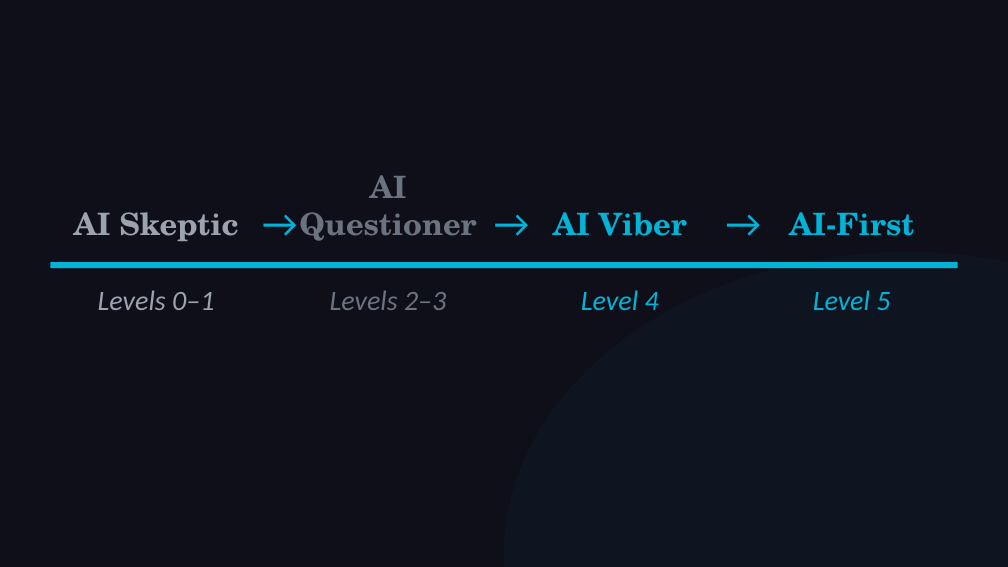
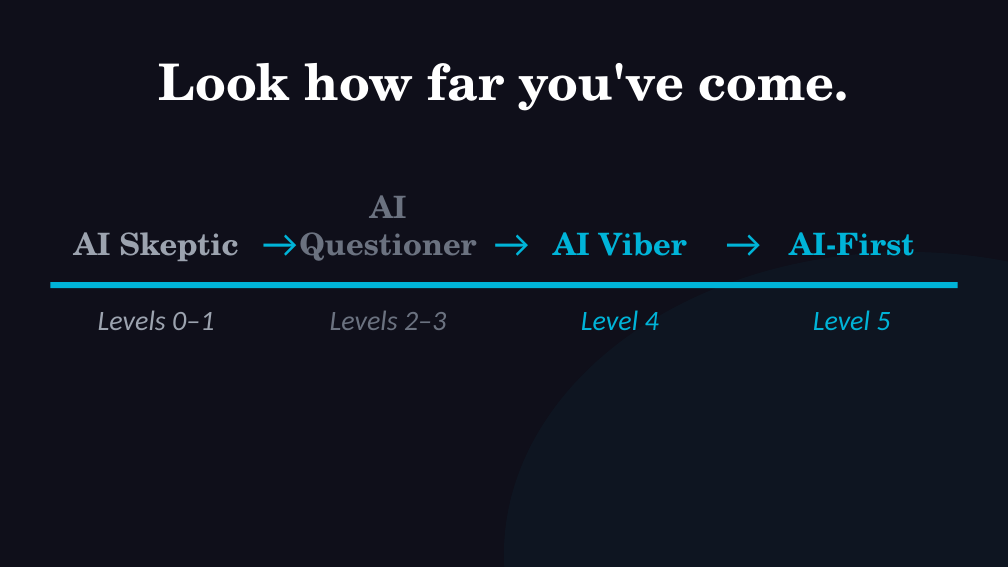
Before and after one commit to michaelengland/ai-best-practices, a slide deck: slide 65 of Getting-Agents-to-Give-Up-Their-Secrets.pptx. Drawn at 1008x567 pixels with LibreOffice and Linux fonts; fonts in the diff are those of the drawing. Boxes give left, top, right and bottom in pixels: in the first picture for what was removed or moved away, otherwise in the second. Text is boxed around its words. In the diff, an @@ line names an element or a change of style, - is before the commit and + after.

```diff
--- a/Getting-Agents-to-Give-Up-Their-Secrets.pptx
+++ b/Getting-Agents-to-Give-Up-Their-Secrets.pptx
@@ text added at [159, 63, 849, 111], 36 pt, text #FFFFFF, bold @@
+Look how far you've come.
@@ 11 texts, 1 rectangle: place and size @@
-11 texts, 1 rectangle at [50, 175, 958, 310]
+11 texts, 1 rectangle at [50, 195, 958, 330]
```
Also in this commit, not shown: 5 other slides changed, 1 other file.
